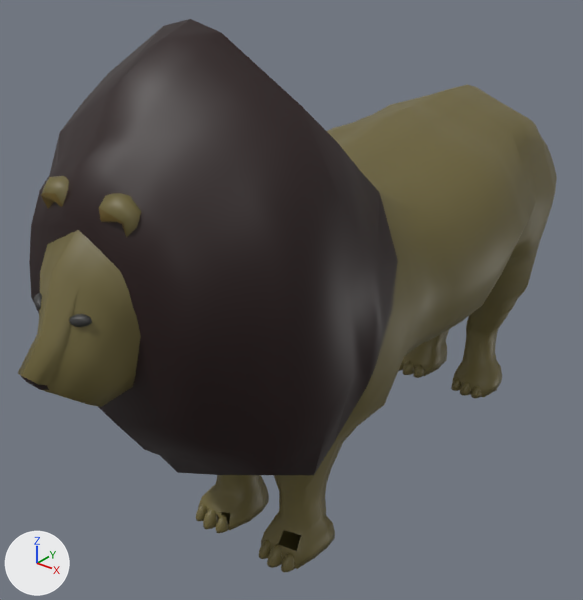
An edit to the glTF model models/lion.glb, drawn before and after from the same camera.
One viewpoint serves both versions: a 50 mm lens placed at (1.88, -2.55, 2.51), pointed at (-0.14, -0.02, 0.94). The lights are fixed; the arrows at lower left show +X, +Y and +Z. The older version comes first. Vertices at exactly the same position are counted once.
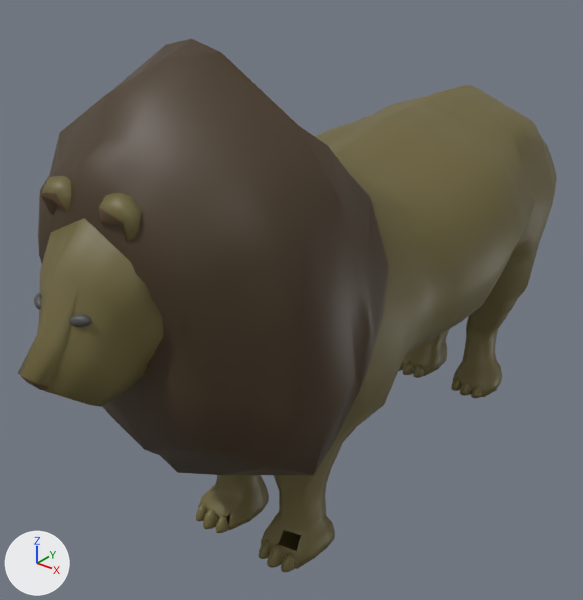
Commit message: Updating lion model

Diff of the bpy script that builds the scene:
```diff
--- a/models/lion.glb.py
+++ b/models/lion.glb.py
@@ mat_material_003 @@
 mat_material_003 = principled_material('Material.003')
-mat_material_003.base_color = (0.0168, 0.00478, 0.00478)  # black #230f0f
+mat_material_003.base_color = (0.0643, 0.0394, 0.0177)  # brown #483824
@@ me_sphere_002 @@
 # used by ob_sphere_001; location = (0.0, 0.0, 0.0)
-me_sphere_002.from_pydata(...)  # 3782 vertices, 7509 faces; spans x -0.61..0.61, y -1.45..1.84, z -0.01..2.2
+me_sphere_002.from_pydata(...)  # 3782 vertices, 7509 faces; spans x -0.61..0.61, y -1.45..1.84, z -0.01..2.14
+# me_sphere_002 part 1
+# 13 vertices are removed from x -0.33..0.31, y -1.2..-1.13, z 1.04..1.68
+# 42 faces are deleted
+# 27 vertices in x -0.53..0.53, y -0.38..-0.14, z 1.01..1.91 move by (0.0, -0.06, 0.0)
+# 19 vertices in x -0.59..0.59, y -0.51..-0.38, z 1.01..2.01 move by (0.0, -0.05, 0.0)
+# 6 vertices in x 0.0..0.25, y -0.96..-0.69, z 2.02..2.2 move by (0.0, 0.0, -0.06)
+# 6 vertices in x -0.55..0.55, y -1.09..-0.92, z 1.33..1.36 move by (0.0, 0.06, 0.0)
+# 4 vertices in x -0.43..-0.13, y -0.8..-0.68, z 1.99..2.17 move by (0.01, 0.0, -0.06)
+# 19 vertices move from x -0.56..0.56, y -1.2..-0.68, z 0.77..2.09 to x -0.52..0.52, y -1.17..-0.68, z 0.8..2.04
+# 13 vertices are added at x -0.31..0.29, y -1.17..-1.09, z 1.08..1.68
+# 42 new faces join them, mat_material_003 (brown #483824)
+# me_sphere_002 part 2: 16 faces spanning x -0.06..0.05, y -1.45..-1.4, z 1.2..1.27 switch from mat_material_003 (black #230f0f) to mat_material_001 (brown #59412a)
+# other edits to the shape of me_sphere_002 do not show in these pictures
 me_sphere_002.materials.append(mat_material_002)
```

What differs and where, as boxes (x1, y1, x2, y2) in the pictures (583 x 600 px; the box of a moved part takes in the faces that stretch with it):
'Sphere.001', recoloured, reshaped (black to brown): before (18, 19, 557, 572); after (18, 38, 557, 572)
part 1 of me_sphere_002, moved or reshaped: before (29, 19, 410, 475); after (38, 38, 410, 475)
part 2 of me_sphere_002, recoloured: (21, 376, 49, 390) in both
